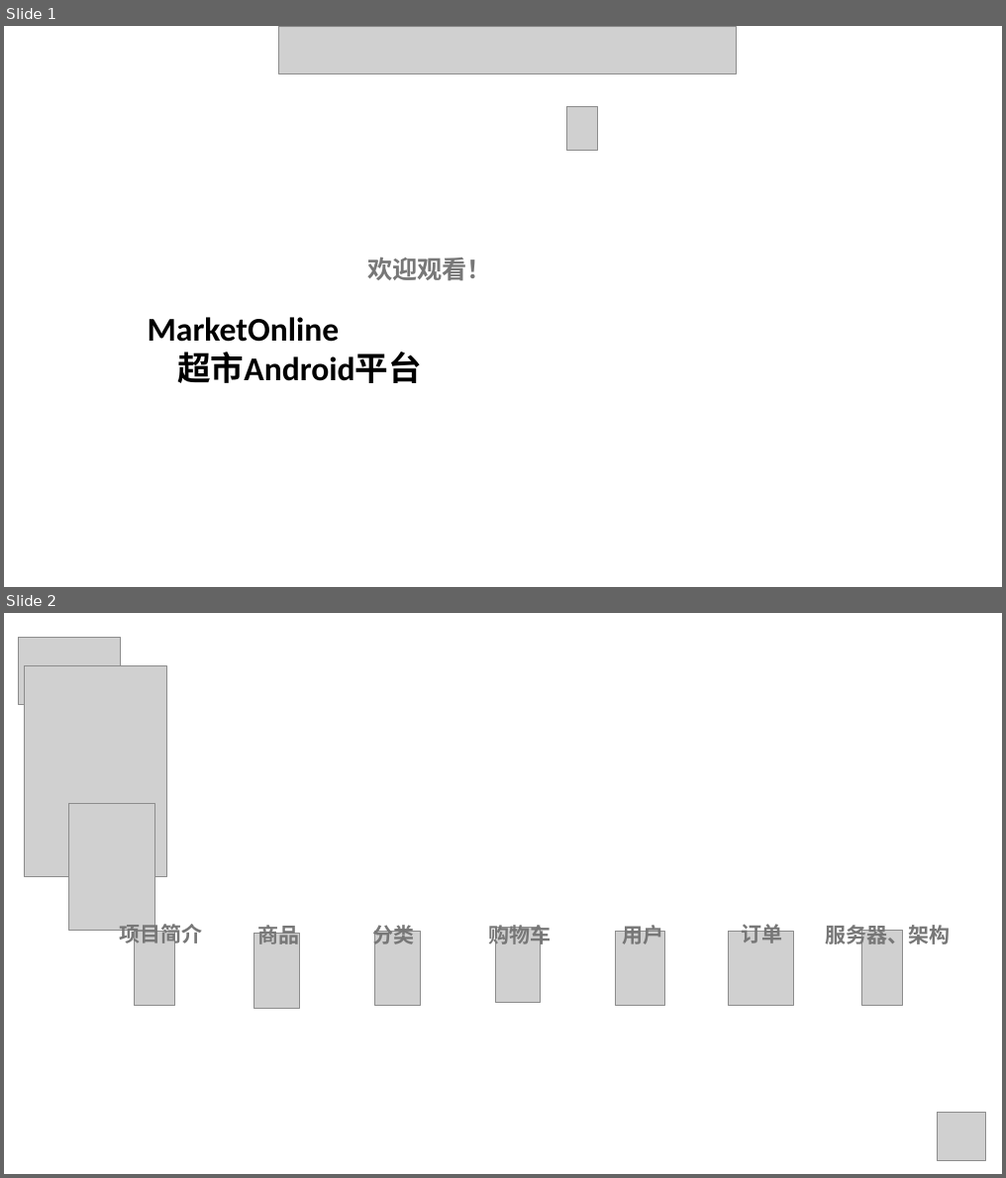
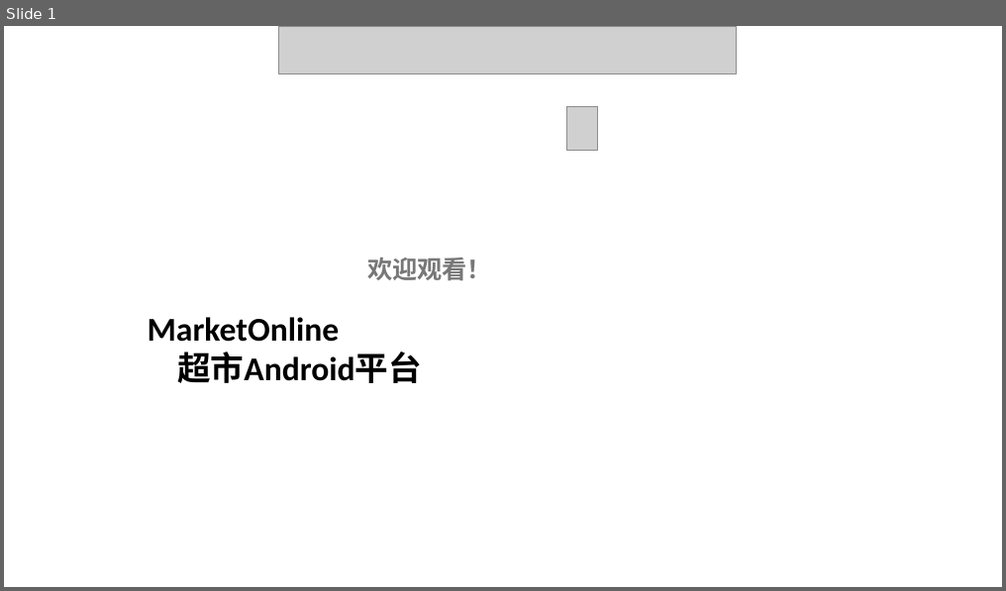
Before and after one commit to CC1AH/SummerTraining, a slide deck: 项目答辩总ppt.pptx. Shown one above the other, each under a label of ours: slides 1 and 2 before the commit, slide 1 after it. The pictures are 1006x1178 and 1006x591 pixels, drawn with LibreOffice and Linux fonts; fonts in the diff are those of the drawing; grey boxes stand for pictures; background and template pictures are left out. Boxes give left, top, right and bottom in pixels: in the first picture for what was removed or moved away, otherwise in the second. Text is boxed around its words. In the diff, an @@ line names an element or a change of style, - is before the commit and + after.

```diff
--- a/项目答辩总ppt.pptx
+++ b/项目答辩总ppt.pptx
@@ slide 2 removed at (4, 613, 1002, 1174), background picture (left out) @@
@@ picture removed at (18, 637, 120, 705) @@
@@ picture removed at (24, 666, 166, 876) @@
@@ picture removed at (69, 804, 155, 931) @@
@@ text removed at (120, 922, 203, 948) @@
-项目简介
@@ picture removed at (135, 931, 175, 1006) @@
@@ picture removed at (254, 934, 299, 1008) @@
@@ text removed at (257, 922, 299, 945) @@
-商品
@@ text removed at (373, 922, 415, 948) @@
-分类
@@ picture removed at (375, 931, 420, 1006) @@
@@ text removed at (489, 922, 551, 948) @@
-购物车
@@ picture removed at (495, 928, 540, 1002) @@
@@ picture removed at (616, 931, 665, 1006) @@
@@ text removed at (623, 922, 664, 945) @@
-用户
@@ picture removed at (728, 931, 794, 1005) @@
@@ text removed at (742, 921, 783, 944) @@
-订单
@@ text removed at (825, 922, 949, 948) @@
-服务器、架构
@@ picture removed at (861, 931, 902, 1005) @@
@@ picture removed at (937, 1112, 985, 1161) @@
```
Also in this commit, not shown: 1 slide changed, 4 slides added, 18 other slides removed, 2 other files.
